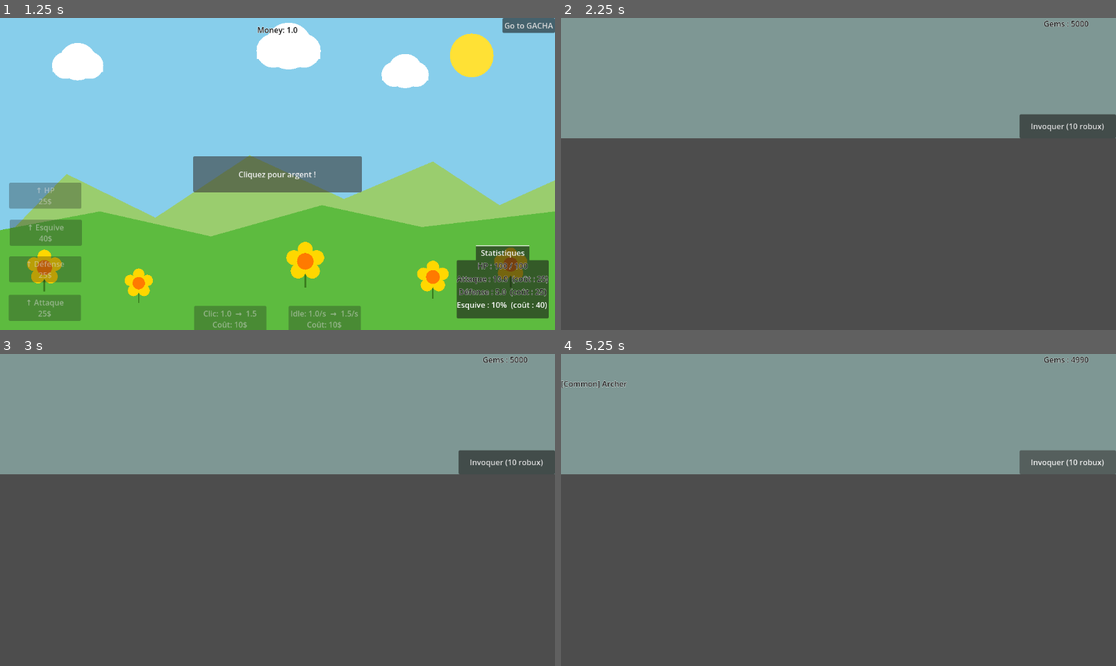
Above: before the commit, frames 1-4 (two rows, left to right).
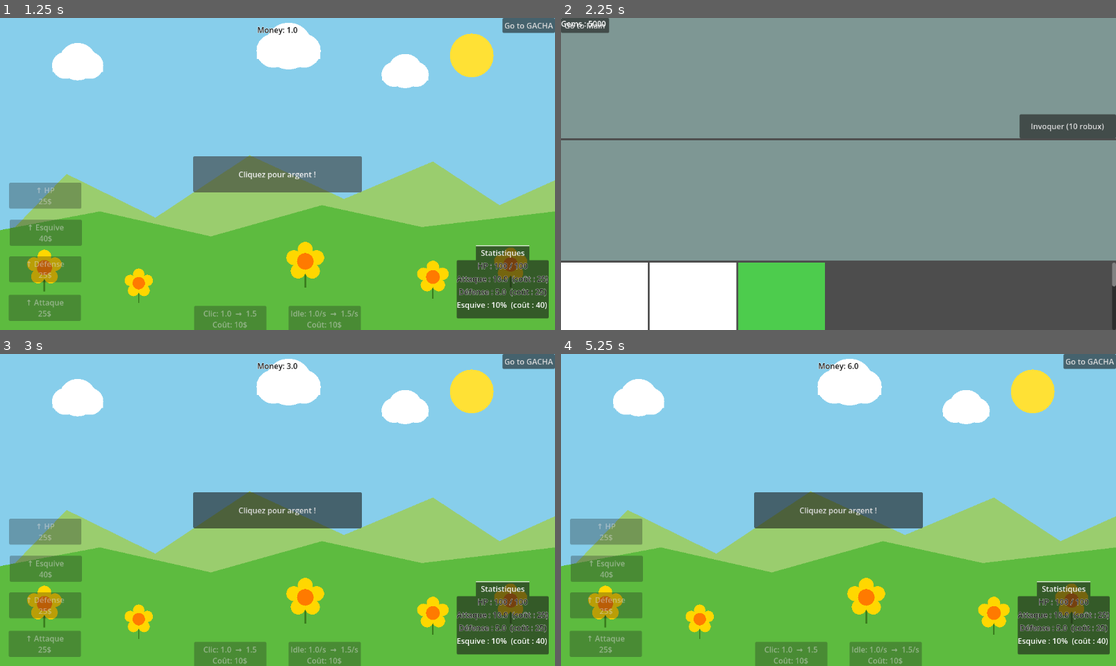
Above: after the commit, the same moments.

Repository: XeyNox/Snakdle
Game: Godot game, scene res://Scenes/TitleScreen.tscn
Two runs of this game, one before a commit and one after it. Both use one fixed random seed, a clock stepped at 60 frames per second and the inputs below.
Inputs (mouse positions are in pixels of both pictures, inside the frame that each line leads up to):
- Up to frame 1 (1.25 s): click "Jouer" at 0.5 s
- Up to frame 2 (2.25 s): click "Cliquez pour argent !" at 1.25 s; click "Go to GACHA" at 2 s
- Up to frame 3 (3 s): click (22, 360) at 2.75 s, where only the run after the commit has a clickable "Go to Main"
- Up to frame 4 (5.25 s): click (1088, 360) at 3.5 s, where only the run after the commit has a clickable "Go to GACHA"; click (583, 360) at 4.25 s, where only the run after the commit has a clickable "Go to Main"; click (1066, 463) at 5 s, where only the run before the commit has a clickable "Invoquer (10 robux)"

Frame 1 is identical in both runs. In frame 2, 49% of the frame differs, in the area x 0-100%, y 0-100%; in frame 3, 98%; in frame 4, 98%.

Commit message:
add: animation click

Diff:
--- /dev/null
+++ b/Scenes/FloatingText.tscn
@@ -0,0 +1,6 @@
+[gd_scene format=3 uid="uid://dx5kavch408l4"]
+
+[ext_resource type="Script" uid="uid://vnkibtdquq2h" path="res://Scripts/floating_text.gd" id="1_hnnmh"]
+
+[node name="FloatingText" type="Label" unique_id=1003855542]
+script = ExtResource("1_hnnmh")
--- a/Scenes/GachaUI.tscn
+++ b/Scenes/GachaUI.tscn
@@ -44,13 +44,7 @@
 grow_horizontal = 2
 grow_vertical = 2
 
-[node name="ColorRect" type="ColorRect" parent="VBoxContainer" unique_id=1010270180]
-custom_minimum_size = Vector2(0, 250)
-layout_mode = 2
-size_flags_vertical = 0
-color = Color(0.4949177, 0.5912578, 0.5783053, 1)
-
-[node name="GemsLabel" type="Label" parent="VBoxContainer/ColorRect" unique_id=234113938]
+[node name="GemsLabel2" type="Label" parent="VBoxContainer/ColorRect" unique_id=791955913]
 custom_minimum_size = Vector2(150, 35)
 layout_mode = 1
 anchors_preset = 1
@@ -94,6 +88,12 @@
 size_flags_horizontal = 8
 text = "Invoquer (10 robux)"
 
+[node name="ColorRect2" type="ColorRect" parent="VBoxContainer" unique_id=1884864255]
+custom_minimum_size = Vector2(0, 250)
+layout_mode = 2
+size_flags_vertical = 0
+color = Color(0.4949177, 0.5912578, 0.5783053, 1)
+
 [node name="ScrollContainer" type="ScrollContainer" parent="VBoxContainer" unique_id=231507619]
 layout_mode = 2
 size_flags_vertical = 3
--- a/Scripts/button.gd
+++ b/Scripts/button.gd
@@ -1,7 +1,14 @@
 extends Button
+
+const FloatingText = preload("res://Scenes/FloatingText.tscn")
 
 func _ready():
 	pressed.connect(_on_pressed)
 
 func _on_pressed():
 	GameManager.money += GameManager.money_per_click
+
+	var label = FloatingText.instantiate()
+	label.text = "+" + str(floor(GameManager.money_per_click))
+	label.position = get_viewport().get_mouse_position()
+	get_parent().add_child(label)
--- /dev/null
+++ b/Scripts/floating_text.gd
@@ -0,0 +1,15 @@
+extends Label
+
+
+# Called when the node enters the scene tree for the first time.
+func _ready() -> void:
+	var tween = create_tween()
+	tween.set_parallel(true)
+	tween.tween_property(self, "position:y", position.y - 60, 0.8)
+	tween.tween_property(self, "modulate:a", 0.0, 0.8)
+	tween.chain().tween_callback(queue_free)
+
+
+# Called every frame. 'delta' is the elapsed time since the previous frame.
+func _process(delta: float) -> void:
+	pass
Not shown, added: Scripts/floating_text.gd.uid
